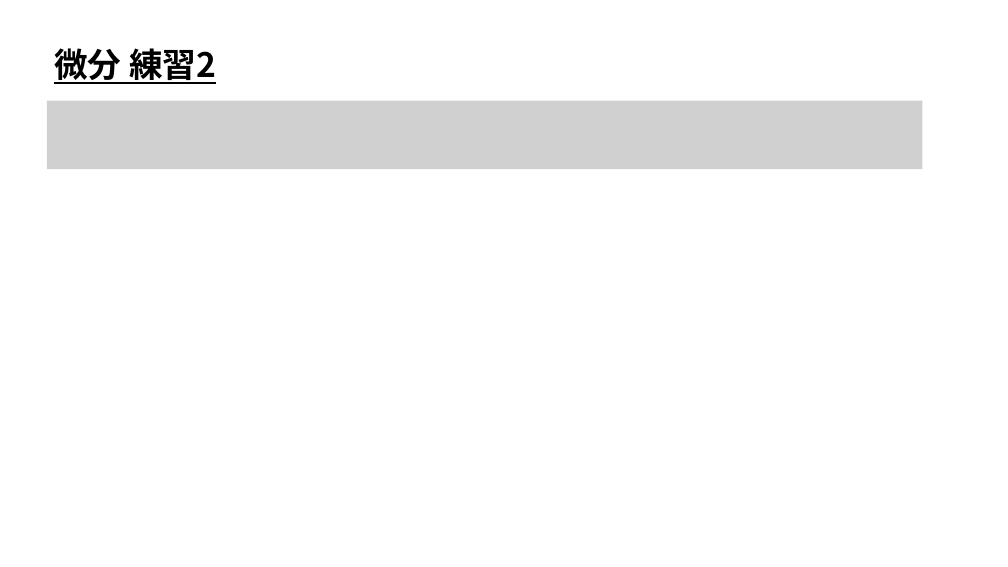
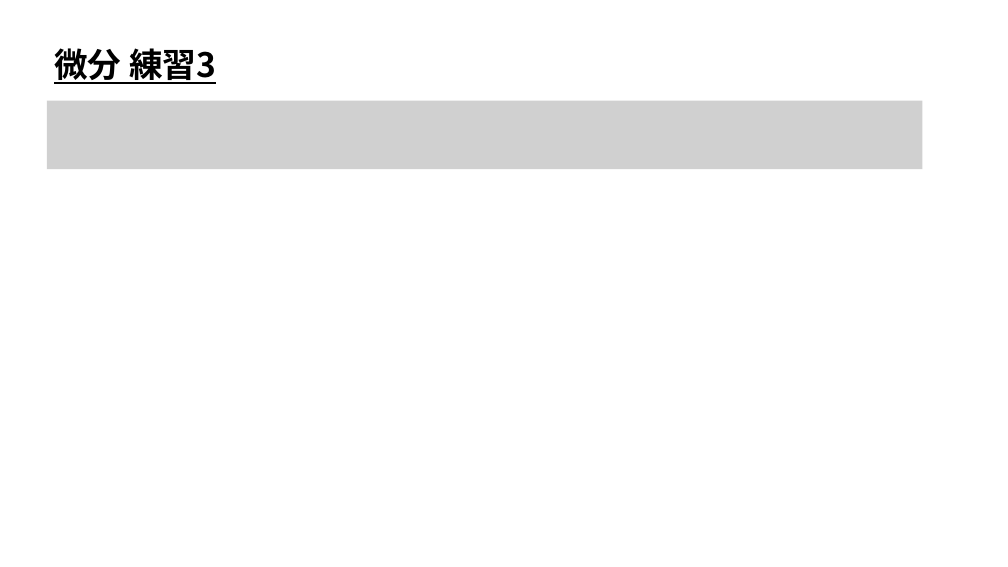
Before and after one commit to ArakiYusuke-Ohara/Textbook, a slide deck: slide 10 of ゲーム科2年/00_前期/ゲーム開発Ⅰ/ゲーム物理学/座学/11_微分.pptx. Drawn at 1008x567 pixels with LibreOffice and Linux fonts; fonts in the diff are those of the drawing; grey boxes stand for pictures. Boxes give left, top, right and bottom in pixels: in the first picture for what was removed or moved away, otherwise in the second. Text is boxed around its words. In the diff, an @@ line names an element or a change of style, - is before the commit and + after.

```diff
--- a/ゲーム科2年/00_前期/ゲーム開発Ⅰ/ゲーム物理学/座学/11_微分.pptx
+++ b/ゲーム科2年/00_前期/ゲーム開発Ⅰ/ゲーム物理学/座学/11_微分.pptx
@@ text at (x1=54, y1=48, x2=216, y2=84): text changed @@
-微分 練習2
+微分 練習3
```
Also in this commit, not shown: 3 other files.
